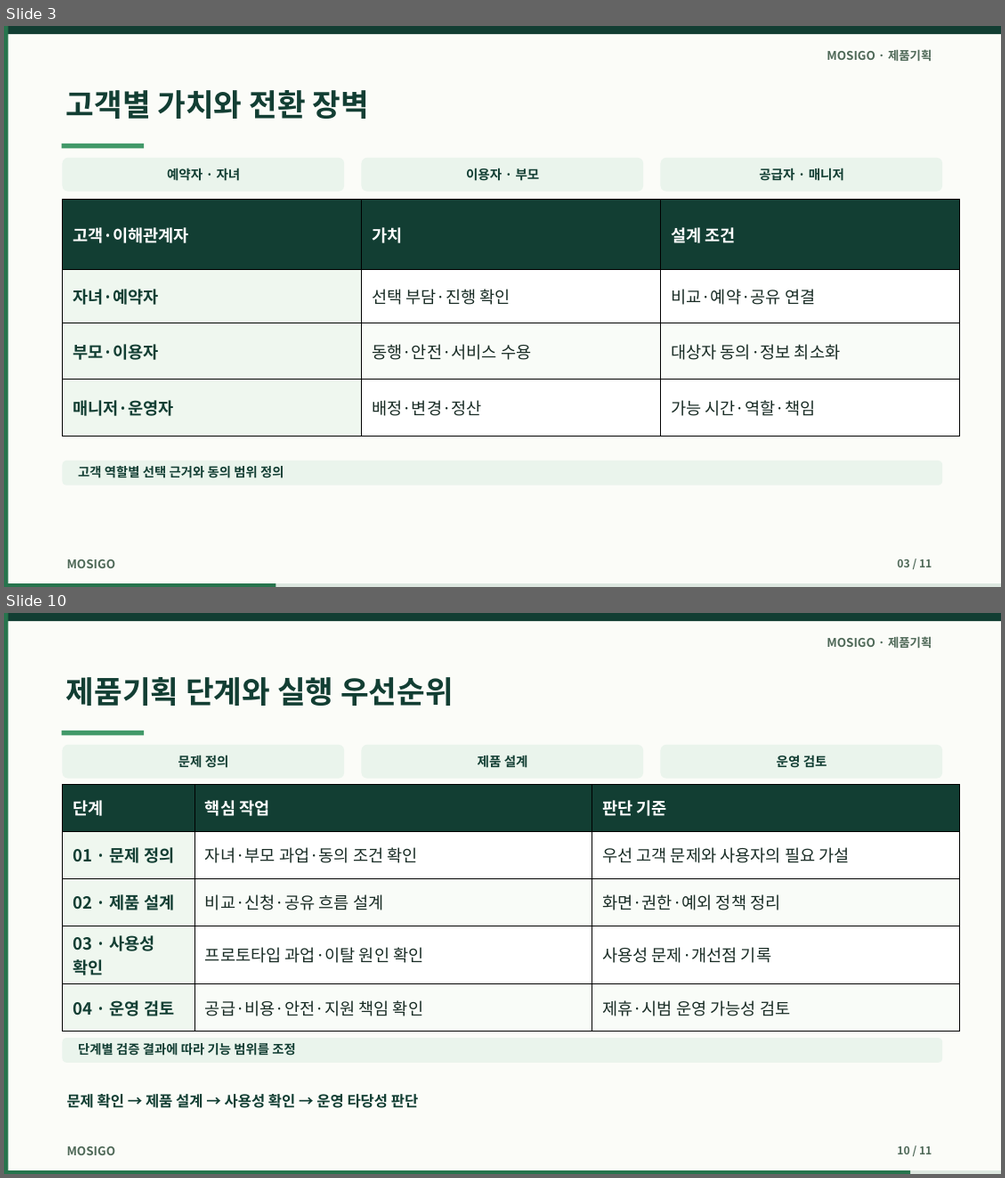
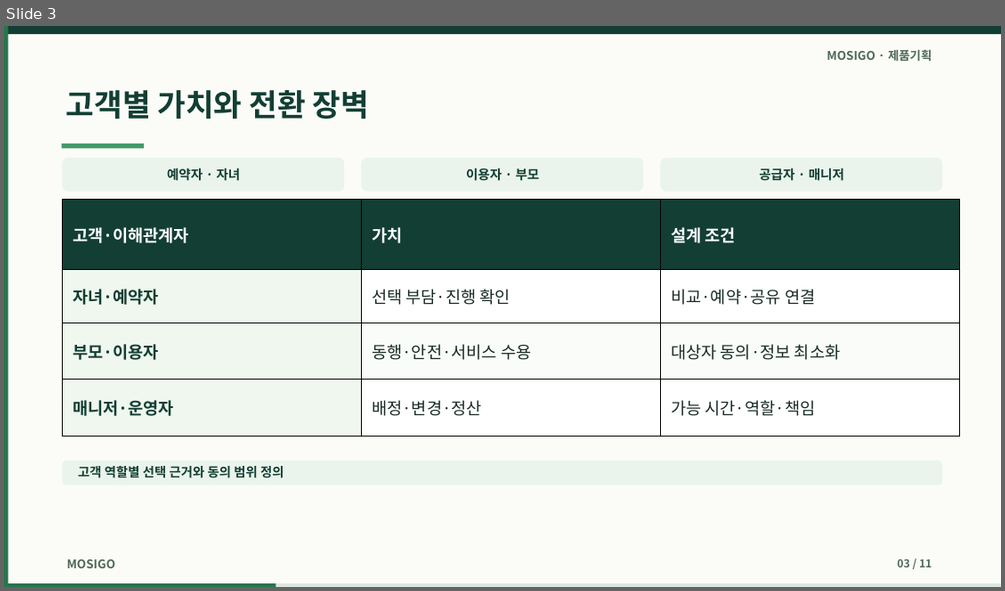
Before and after one commit to dohyunkimmm/mosigo-case-study, a slide deck: downloads/mosigo_report.pptx. Shown one above the other, each under a label of ours: slides 3 and 10 before the commit, slide 3 after it; the slides between them are not shown. The pictures are 1005x1178 and 1005x591 pixels, drawn with LibreOffice and Linux fonts; fonts in the diff are those of the drawing. Boxes give left, top, right and bottom in pixels: in the first picture for what was removed or moved away, otherwise in the second. Text is boxed around its words. In the diff, an @@ line names an element or a change of style, - is before the commit and + after.

Commit message:
Refine MOSIGO report and presentation design (#143)
* Clarify pilot criteria and reporting metrics

* Align pilot milestones, KPI definitions, and budget scope

* Improve report navigation and service planning narrative

* Refine document navigation and presentation visuals

* Fix site accessibility script and recognize revised slide deck

* Keep the concept preview label explicit

* Keep legacy copy rewrite on the legacy deck path

* Check the five synchronized PRD metrics

* Keep supply and safety approval criteria explicit

* Match editable slide typefaces to the deck typography

```diff
--- a/downloads/mosigo_report.pptx
+++ b/downloads/mosigo_report.pptx
@@ slide 10 removed at box(4, 613, 1001, 1174), background #FBFCF8 @@
@@ rectangle removed at box(4, 613, 1001, 621) @@
@@ rectangle removed at box(4, 613, 1001, 620) @@
@@ rectangle removed at box(4, 613, 8, 1174) @@
@@ text removed at box(826, 636, 931, 648) @@
-MOSIGO · 제품기획
@@ text removed at box(66, 677, 453, 706) @@
-제품기획 단계와 실행 우선순위
@@ rectangle removed at box(62, 730, 144, 736) @@
@@ rounded rectangle removed at box(63, 745, 344, 779) @@
@@ rounded rectangle removed at box(362, 745, 643, 779) @@
@@ rounded rectangle removed at box(661, 745, 942, 779) @@
@@ text removed at box(178, 755, 229, 768) @@
-문제 정의
@@ text removed at box(477, 755, 528, 768) @@
-제품 설계
@@ text removed at box(777, 755, 827, 768) @@
-운영 검토
@@ table removed at box(63, 784, 960, 1020), 5 rows, 3 columns @@
-단계 | 핵심 작업 | 판단 기준
-01 · 문제 정의 | 자녀·부모 과업·동의 조건 확인 | 우선 고객 문제와 사용자의 필요 가설
-02 · 제품 설계 | 비교·신청·공유 흐름 설계 | 화면·권한·예외 정책 정리
-03 · 사용성 확인 | 프로토타입 과업·이탈 원인 확인 | 사용성 문제·개선점 기록
-04 · 운영 검토 | 공급·비용·안전·지원 책임 확인 | 제휴·시범 운영 가능성 검토
@@ rounded rectangle removed at box(63, 1038, 942, 1062) @@
@@ text removed at box(78, 1043, 295, 1055) @@
-단계별 검증 결과에 따라 기능 범위를 조정
@@ text removed at box(67, 1094, 418, 1108) @@
-문제 확인 → 제품 설계 → 사용성 확인 → 운영 타당성 판단
@@ text removed at box(67, 1146, 116, 1155) @@
-MOSIGO
@@ text removed at box(897, 1146, 931, 1154) @@
-10 / 11
@@ rectangle removed at box(4, 1171, 1001, 1174) @@
@@ rectangle removed at box(4, 1171, 910, 1174) @@
```
Also in this commit, not shown: 6 slides changed, 2 slides added, 1 other slide removed, 32 other files.
